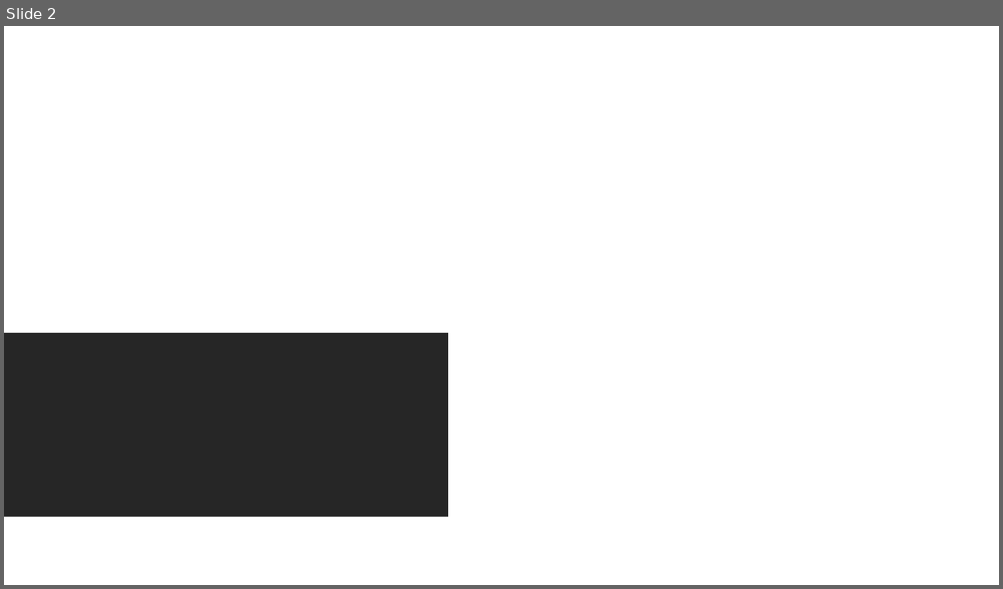
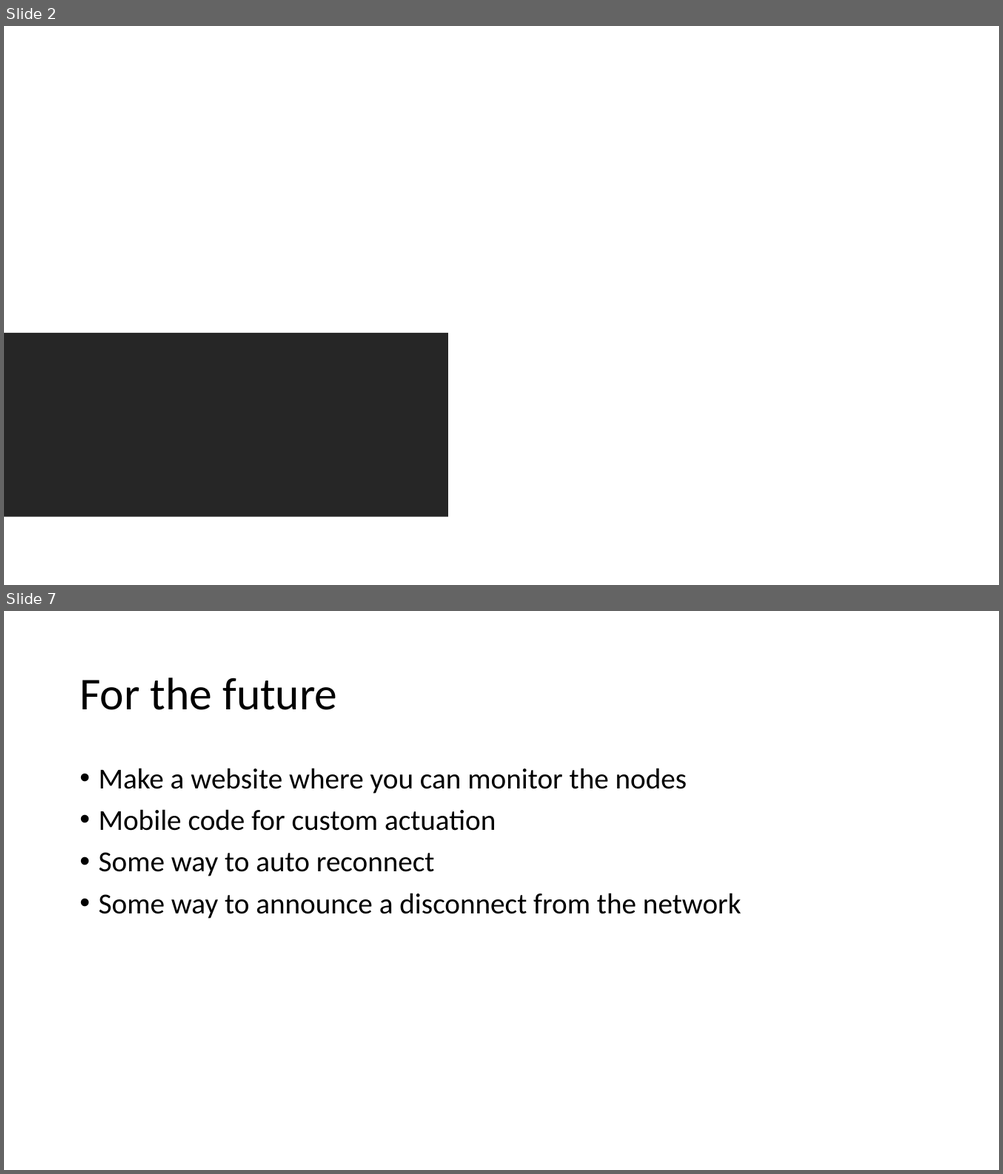
Before and after one commit to rush2sk8/Intel-Edison-PS, a slide deck: node network.pptx. Shown one above the other, each under a label of ours: slide 2 before the commit, slides 2 and 7 after it; the slides between them are not shown. The pictures are 1003x589 and 1003x1174 pixels, drawn with LibreOffice and Linux fonts; fonts in the diff are those of the drawing; background and template pictures are left out. Boxes give left, top, right and bottom in pixels: in the first picture for what was removed or moved away, otherwise in the second. Text is boxed around its words. In the diff, an @@ line names an element or a change of style, - is before the commit and + after.

```diff
--- a/node network.pptx
+++ b/node network.pptx
@@ slide 7 added at [4,611,999,1170], background #FFFFFF @@
@@ title added at [79,678,337,710], 44 pt, text #000000 @@
+For the future
@@ text added at [99,768,741,919], 28 pt, text #000000 @@
+• Make a website where you can monitor the nodes
+• Mobile code for custom actuation
+• Some way to auto reconnect
+• Some way to announce a disconnect from the network
```
Also in this commit, not shown: 2 slides changed, 2 other slides added, 1 slide removed.
